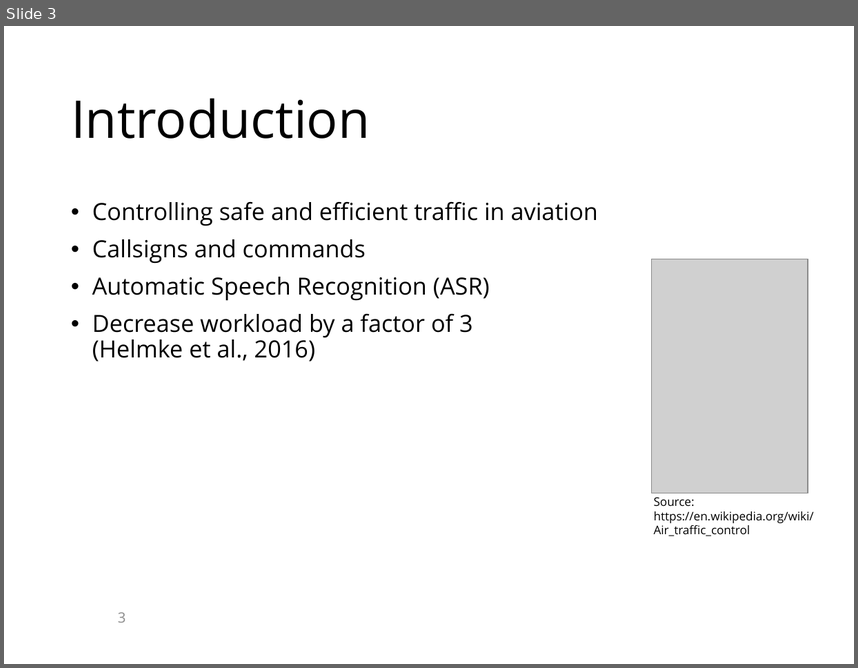
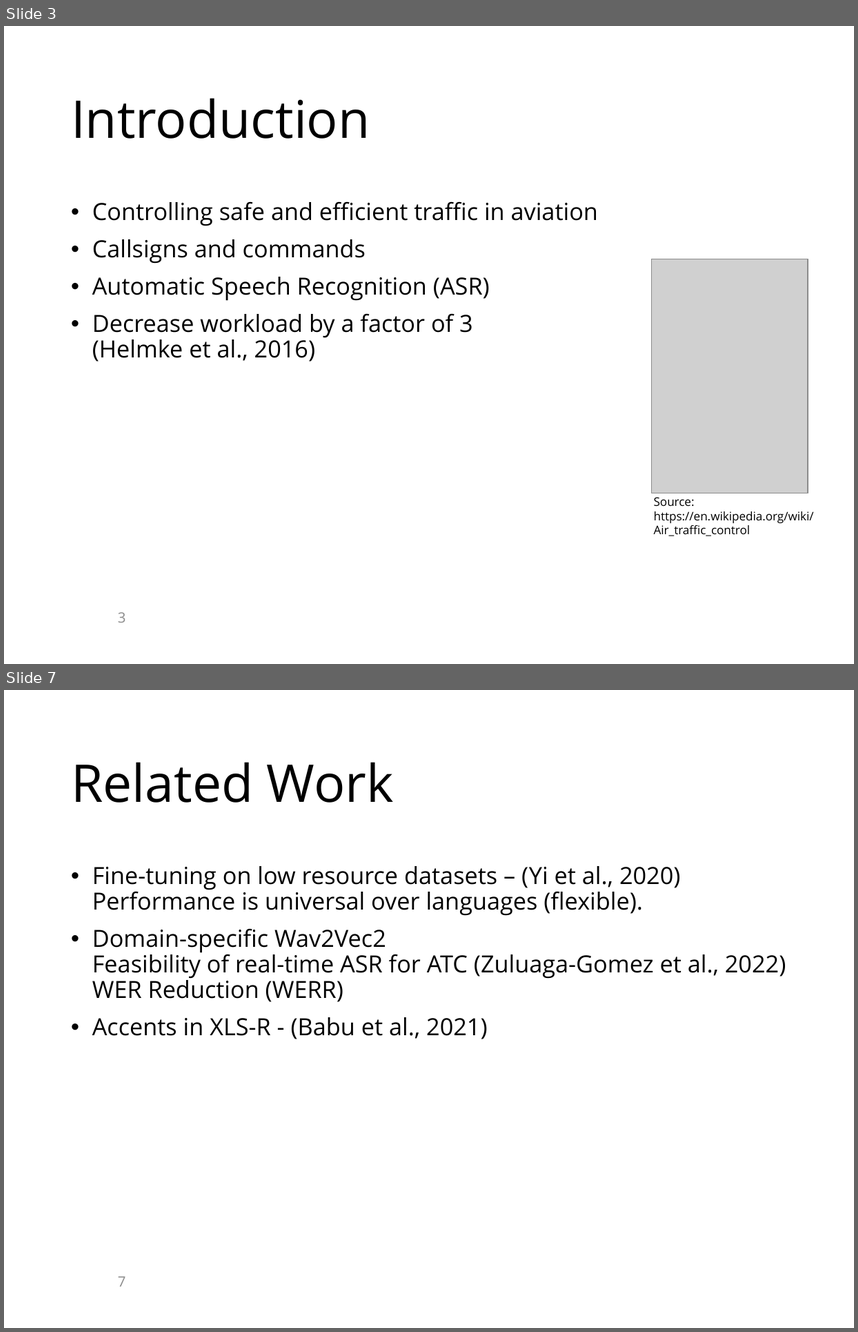
Before and after one commit to KaranChand/ATC, a slide deck: PowerPoint_presentation_template.pptx. Shown one above the other, each under a label of ours: slide 3 before the commit, slides 3 and 7 after it; the slides between them are not shown. The pictures are 858x668 and 858x1332 pixels, drawn with LibreOffice and Linux fonts; fonts in the diff are those of the drawing; grey boxes stand for pictures; background and template pictures are left out. Boxes give left, top, right and bottom in pixels: in the first picture for what was removed or moved away, otherwise in the second. Text is boxed around its words. In the diff, an @@ line names an element or a change of style, - is before the commit and + after.

```diff
--- a/PowerPoint_presentation_template.pptx
+++ b/PowerPoint_presentation_template.pptx
@@ slide 7 added at [4, 690, 854, 1328], background picture (left out) @@
@@ title added at [71, 762, 394, 802], 44 pt, text #000000 @@
+Related Work
@@ text added at [92, 866, 786, 1039], 20 pt, text #000000 @@
+• Fine-tuning on low resource datasets – (Yi et al., 2020)
+  Performance is universal over languages (flexible).
+• Domain-specific Wav2Vec2
+  Feasibility of real-time ASR for ATC (Zuluaga-Gomez et al., 2022)
+  WER Reduction (WERR)
+• Accents in XLS-R - (Babu et al., 2021)
@@ page number added at [118, 1276, 126, 1286], 12 pt, text #8C8C8C @@
+7
```
Also in this commit, not shown: 2 slides changed, 9 other slides added.
